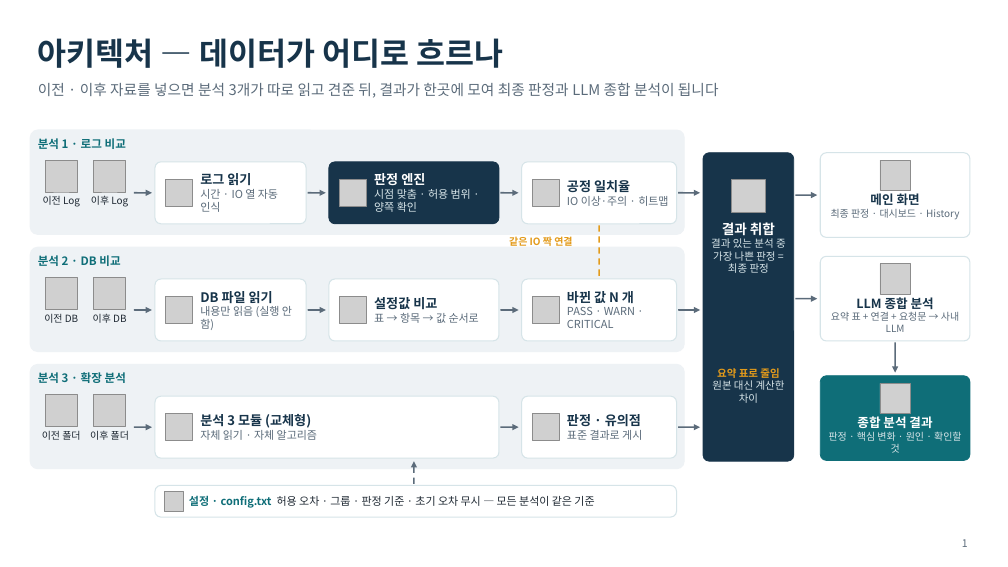
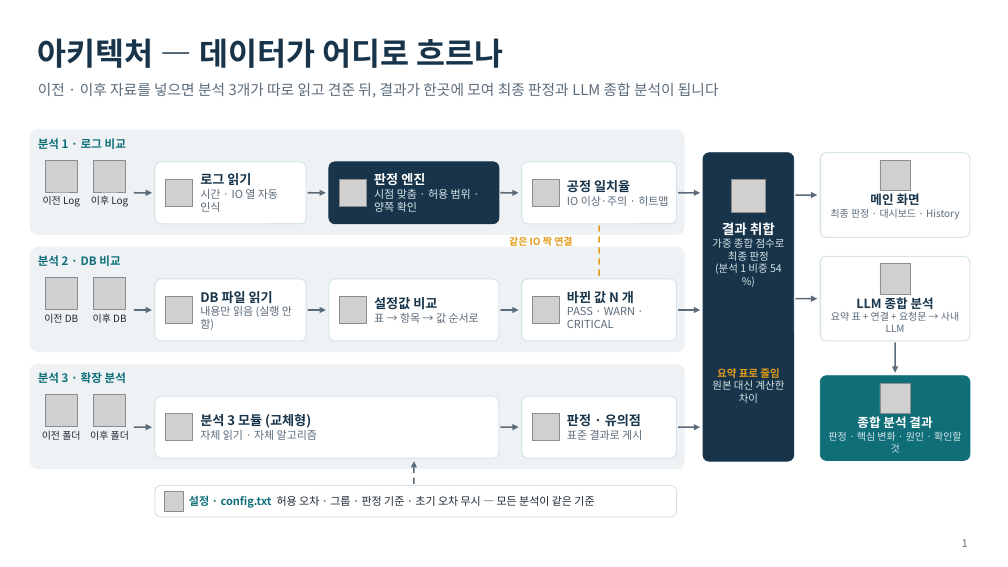
Before and after one commit to sssfffd/rookie2, a slide deck: slide 1 of docs/presentation/LogScope-아키텍처-기술.pptx. Drawn at 1008x567 pixels with LibreOffice and Linux fonts; fonts in the diff are those of the drawing; grey boxes stand for pictures; background and template pictures are left out. Boxes give left, top, right and bottom in pixels: in the first picture for what was removed or moved away, otherwise in the second. Text is boxed around its words. In the diff, an @@ line names an element or a change of style, - is before the commit and + after.

```diff
--- a/docs/presentation/LogScope-아키텍처-기술.pptx
+++ b/docs/presentation/LogScope-아키텍처-기술.pptx
@@ text at [712,238,785,274]: text changed @@
-결과 있는 분석 중 가장 나쁜 판정 = 최종 판정
+가중 종합 점수로 최종 판정
+(분석 1 비중 54 %)
```
Also in this commit, not shown: 1 other slide changed, 10 other files.
